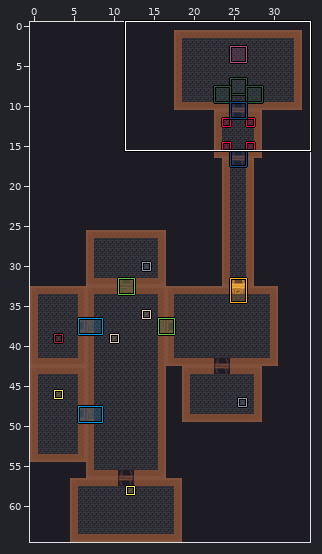
An edit to a level. LDtk project, game-3.ldtk. The picture above shows the old version from afar; the outline marks the close-up.
Close-up. First the earlier version:
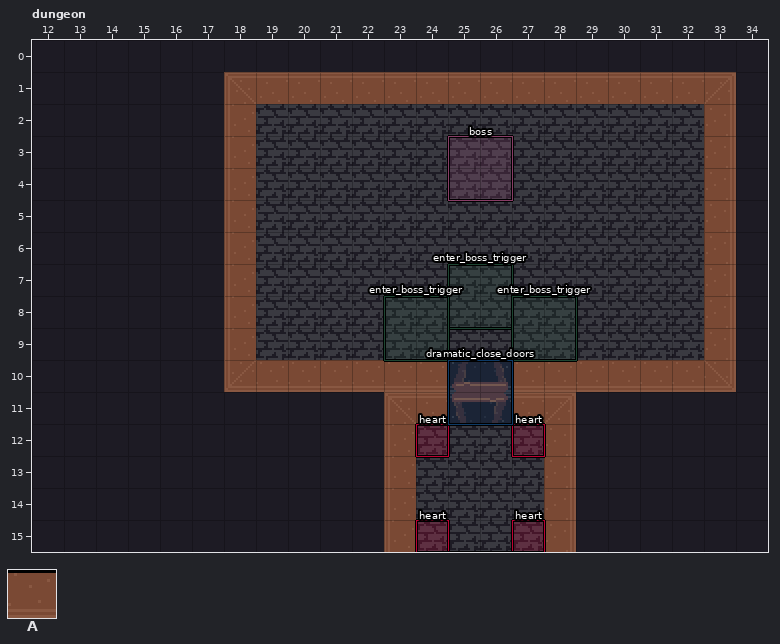
Cells are 16x16 px. Shown: dungeon x 12..34, y 0..15. The old version is drawn lined up with the new one.
Key: from "collisions": A 1 "unwalkable".
_ is an empty cell.
Layers that did not change in this view are not listed.
Layer "collisions" before, first column x 12:
 0 _______________________
 1 ______AAAAAAAAAAAAAAAA_
 2 ______A______________A_
 3 ______A______________A_
 4 ______A______________A_
 5 ______A______________A_
 6 ______A______________A_
 7 ______A______________A_
 8 ______A______________A_
 9 ______A______________A_
10 ______AAAAAAA__AAAAAAA_
11 ___________AA__AA______
12 ___________A____A______
13 ___________A____A______
14 ___________A____A______
15 ___________A____A______
And afterwards:
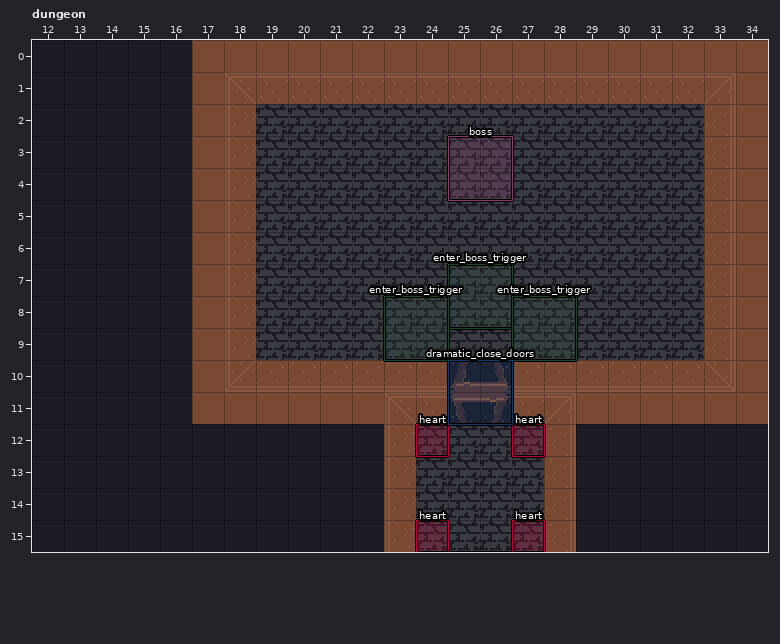
See-through tiles are keyed as they look on the map.
Difference:
Changed rows in their new state; . is an unchanged cell.
map size 34x64 -> 35x65 cells (old content now starts at 0,1; both pictures use the new coordinates)
Layer "collisions":
first column x 17:
 0 AAAAAAAAAAAAAAAAAA
 1 A................A
 2 A................A
 3 A................A
 4 A................A
 5 A................A
 6 A................A
 7 A................A
 8 A................A
 9 A................A
10 A................A
11 AAAAAA......AAAAAA
Pixel boxes of the changes (left, top, right, bottom) in both close-ups:
added: (192, 40, 768, 424)
